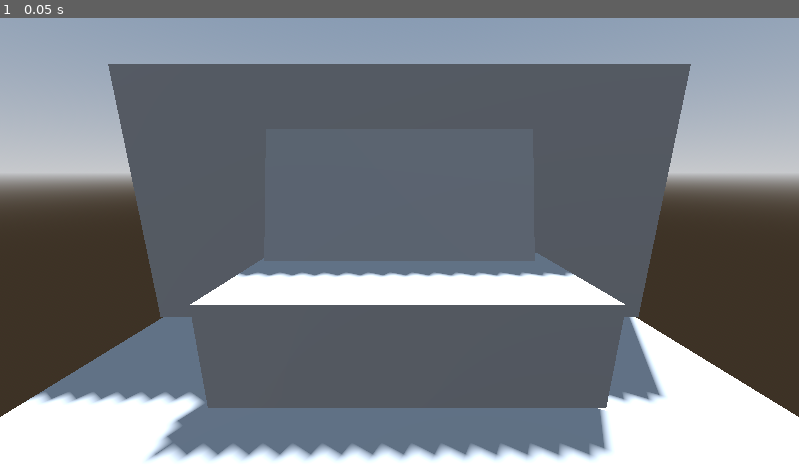
Above: before the commit, frame 1.
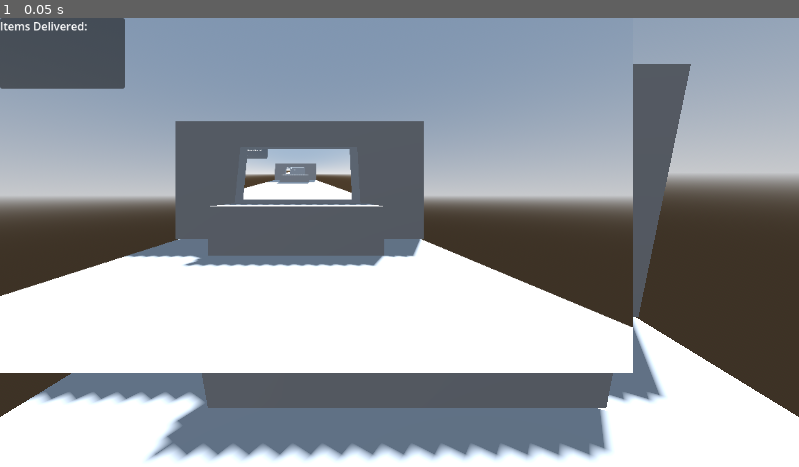
Above: after the commit, the same moment.

Repository: Kim0moz/GameJam
Game: Godot game, scene res://TestScene.tscn
The game is run twice, just before and just after one commit, with the same random seed, the same clock (stepped at 60 frames per second) and the same inputs. The project has no main scene, so this scene is started directly.
Inputs:
- Up to frame 1 (0.05 s): no input

The runs differ from the first frame. In frame 1, 40% of the frame differs, in the area x 0-80%, y 0-80%.

Commit message:
Added "monitor camera" viewport and texture3D to monitor surface

Diff:
--- a/Camera/WorldSpaceCam.tscn
+++ b/Camera/WorldSpaceCam.tscn
@@ -2,10 +2,9 @@
 
 [ext_resource type="Script" path="res://Camera/Camera.gd" id="1_ks78m"]
 
-[node name="Camera3D" type="Camera3D" node_paths=PackedStringArray("navTarget")]
+[node name="Camera3D" type="Camera3D"]
 transform = Transform3D(0.743472, 0.595542, -0.304269, 0, 0.45497, 0.890507, 0.668767, -0.662067, 0.338257, -1.55045, 6.19074, 2.2514)
 script = ExtResource("1_ks78m")
-navTarget = NodePath("")
 
 [node name="RayCast3D" type="RayCast3D" parent="."]
 target_position = Vector3(0, 0, -100)
--- a/TestScene.tscn
+++ b/TestScene.tscn
@@ -18,6 +18,9 @@
 
 [sub_resource type="BoxShape3D" id="BoxShape3D_e8mre"]
 size = Vector3(2.0293, 0.138428, 2.13965)
+
+[sub_resource type="ViewportTexture" id="ViewportTexture_bo7mg"]
+viewport_path = NodePath("SubViewportContainer/SubViewport")
 
 [node name="Node3D" type="Node3D"]
 
@@ -52,5 +55,35 @@
 transform = Transform3D(1, 0, 0, 0, 0.999999, 1.41561e-07, 0, -6.55651e-07, 0.999999, 0, 0, 0)
 shape = SubResource("BoxShape3D_e8mre")
 
+[node name="Sprite3D" type="Sprite3D" parent="Monitor/Monitor"]
+transform = Transform3D(0.19, 0, 0, 0, -1.5299e-08, 0.5, 0, -0.35, -2.18557e-08, 0, 0.00955701, 0.0051899)
+texture = SubResource("ViewportTexture_bo7mg")
+
 [node name="Camera3D" parent="." instance=ExtResource("1_faiwu")]
 transform = Transform3D(1, 0, 0, 0, 0.972618, 0.23241, 0, -0.23241, 0.972618, 0, 1.35926, 0.391477)
+
+[node name="SubViewportContainer" type="SubViewportContainer" parent="."]
+offset_right = 512.0
+offset_bottom = 512.0
+
+[node name="SubViewport" type="SubViewport" parent="SubViewportContainer"]
+handle_input_locally = false
+size = Vector2i(912, 512)
+render_target_update_mode = 4
+
+[node name="MonitorCamera" type="Camera3D" parent="SubViewportContainer/SubViewport"]
+transform = Transform3D(1, 0, 0, 0, 1, 0, 0, 0, 1, 0.298233, 0.840457, 1.70012)
+fov = 79.8
+
+[node name="Panel" type="Panel" parent="SubViewportContainer/SubViewport"]
+offset_right = 180.0
+offset_bottom = 102.0
+
+[node name="RichTextLabel" type="RichTextLabel" parent="SubViewportContainer/SubViewport/Panel"]
+layout_mode = 1
+anchors_preset = 15
+anchor_right = 1.0
+anchor_bottom = 1.0
+grow_horizontal = 2
+grow_vertical = 2
+text = "Items Delivered:"
Not shown: 1 places in TestScene.tscn that only renumber resources
